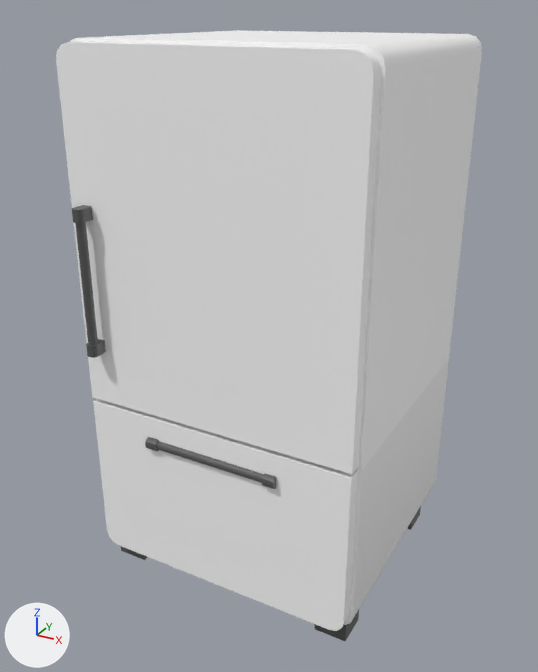
A saved change to the Blender file Assets/Prefabs/frig.blend.
The view is the same before and after, from a 50 mm lens placed at (1.16, -2.17, 1.94), pointed at (-0.01, -0.04, 0.87). Lighting does not change. The marker at lower left points along +X, +Y and +Z.

In view in the first picture: 'Fridge Body', 'Lower Door', 'Upper Door'.
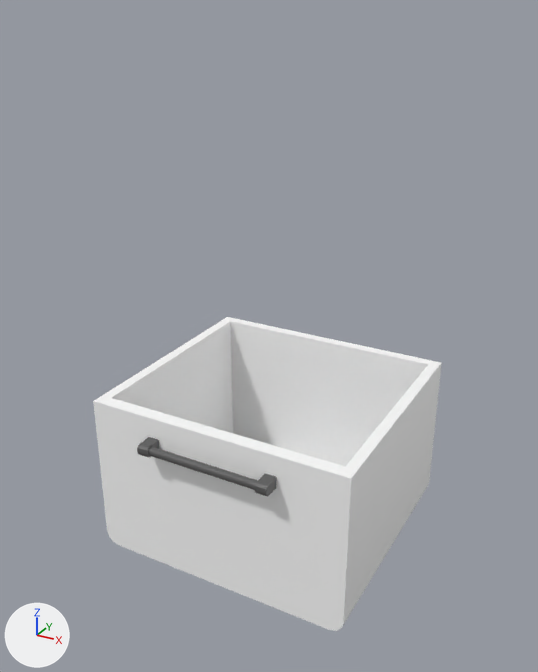
What differs and where, as boxes (x1, y1, x2, y2) in the pictures (538 x 672 px; the box of a moved part takes in the faces that stretch with it):
'Upper Door', hidden
    before: (56, 42, 381, 474)
'Lower Door', reshaped (32% wider, 35% taller)
    before: (93, 399, 358, 631)
    after: (93, 317, 442, 631)
'Fridge Body', hidden
    before: (70, 30, 482, 641)
part 1 of me_cube_001, moved or reshaped
    before: (156, 441, 264, 483)
    after: (148, 447, 258, 490)
part 2 of me_cube_001, added
    after: (255, 473, 277, 497)
part 3 of me_cube_001, added
    after: (137, 437, 159, 457)
part 4 of me_cube_001, cut back
    before: (94, 399, 358, 627)
    after: (94, 317, 442, 627)

What the commit changed:
me_cube_001 is used by ob_lower_door; location (0.0, 1.262, 0.0); rotation (1.571, 0.0, 0.0), in degrees (90, 0, 0); scale (0.01, 0.01, 0.01).
me_cube_001 had 100 vertices, 62 faces and spanned x -48.8..48.8, y 7.6..68.2, z 164.6..172.9.
me_cube_001 now has 108 vertices, 68 faces and spans x -48.8..48.8, y 7.6..68.2, z 81.7..177.4.
me_cube_001 part 1: the loose piece of 32 vertices spanning x -23.3..23.3, y 57.1..60.2, z 169.2..172.3 is moved by (0.0, 0.0, 4.4).
me_cube_001 part 2: a new loose piece of 24 vertices spanning x 20.0..24.1, y 56.6..60.7, z 169.9..177.4, in mat_pandamat (picture img_pandamat_png).
me_cube_001 part 3: a new loose piece of 24 vertices spanning x -25.2..-21.1, y 56.6..60.7, z 169.9..177.4, in mat_pandamat (picture img_pandamat_png).
Part 4, on me_cube_001:
58 vertices are removed from x -48.8..48.8, y 7.6..68.2, z 164.6..172.9.
43 faces are deleted.
8 vertices are added at x -44.8..44.8, y 11.0..68.2, z 85.7..165.8.
10 new vertices lie (0.0, 0.0, -89.1) away from vertices in x -48.8..48.8, y 7.6..68.2, z 170.8.
17 new faces join them.
Object 'Fridge Body' (ob_fridge_body) is now hidden.
Object 'Upper Door' (ob_upper_door) is now hidden.
